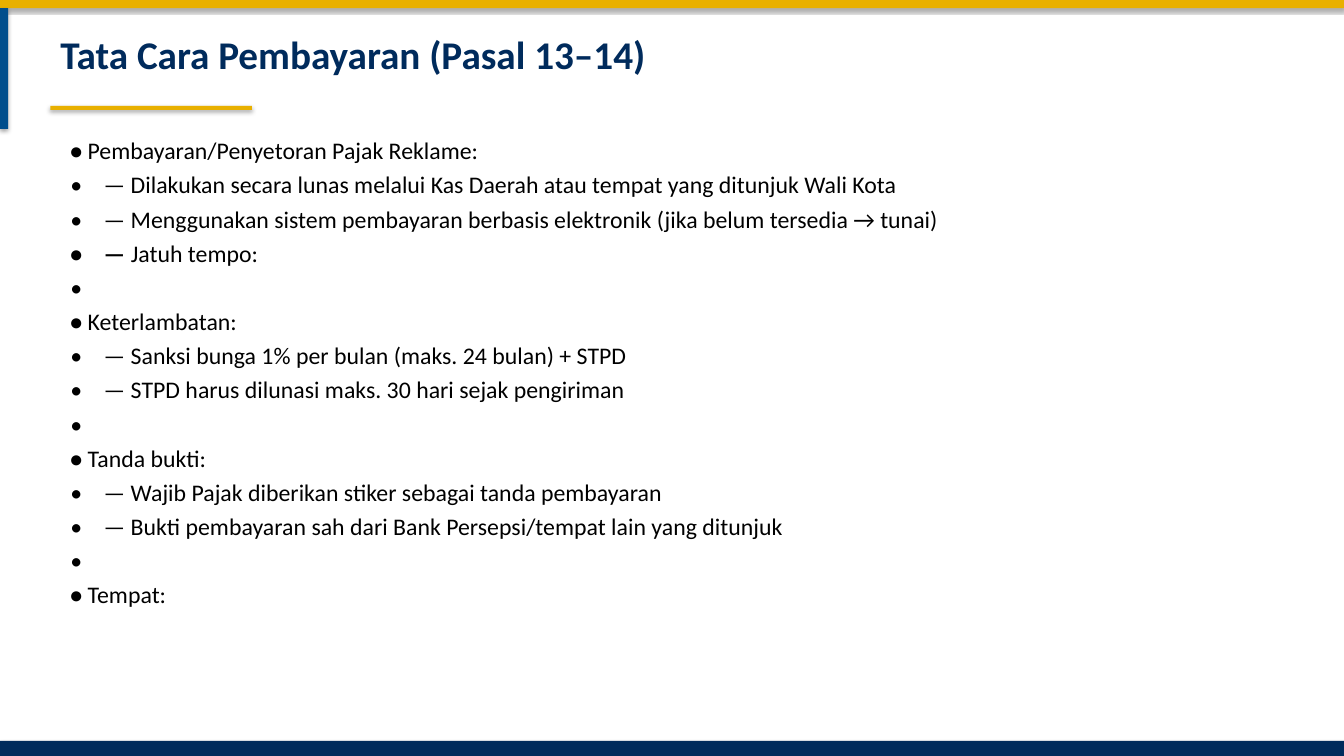
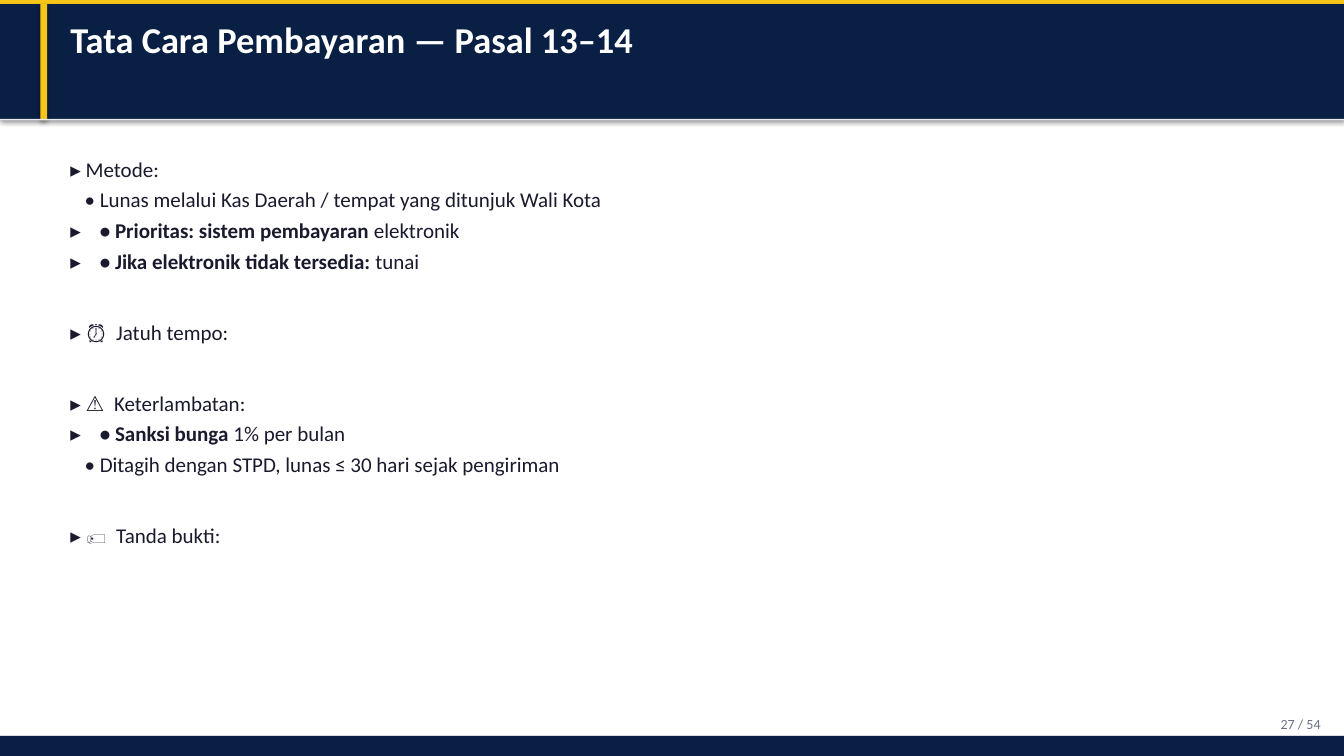
Before and after one commit to rahadiana/coba_ppt, a slide deck: slide 27 of Perwal_Bekasi_51_2024_Pajak_Reklame.pptx (slide 29 before the commit). Drawn at 1344x756 pixels with LibreOffice and Linux fonts; fonts in the diff are those of the drawing. Boxes give left, top, right and bottom in pixels: in the first picture for what was removed or moved away, otherwise in the second. Text is boxed around its words. In the diff, an @@ line names an element or a change of style, - is before the commit and + after.

Commit message:
feat: premium redesign PPT with cards, tables, and modern layout

```diff
--- a/Perwal_Bekasi_51_2024_Pajak_Reklame.pptx
+++ b/Perwal_Bekasi_51_2024_Pajak_Reklame.pptx
@@ rectangle resized from (x1=0, y1=0, x2=1344, y2=8) to (x1=0, y1=0, x2=1344, y2=4) @@
@@ rectangle at (x1=0, y1=0, x2=1344, y2=4): fill #E8B000 to #F5C518 @@
@@ rectangle added at (x1=0, y1=4, x2=1344, y2=120), fill #0A1F44 @@
@@ rectangle resized from (x1=0, y1=8, x2=8, y2=129) to (x1=40, y1=4, x2=47, y2=120) @@
@@ rectangle at (x1=40, y1=4, x2=47, y2=120): fill #004E8C to #F5C518 @@
@@ text at (x1=70, y1=27, x2=633, y2=59): text changed; size 28 to 26 pt; text colour #002B5C to #FFFFFF @@
-Tata Cara Pembayaran (Pasal 13–14)
+Tata Cara Pembayaran — Pasal 13–14
@@ rectangle added at (x1=0, y1=119, x2=1344, y2=120), fill #E8ECF1 @@
@@ rectangle removed at (x1=50, y1=106, x2=252, y2=110) @@
@@ text at (x1=86, y1=162, x2=601, y2=543): text changed; size 17 to 15 pt; text colour #000000 to #1A1A2E @@
-• Pembayaran/Penyetoran Pajak Reklame:
-• — Dilakukan secara lunas melalui Kas Daerah atau tempat yang ditunjuk Wali Kota
-• — Menggunakan sistem pembayaran berbasis elektronik (jika belum tersedia → tunai)
-• — Jatuh tempo:
-•
-• Keterlambatan:
-• — Sanksi bunga 1% per bulan (maks. 24 bulan) + STPD
-• — STPD harus dilunasi maks. 30 hari sejak pengiriman
-•
-• Tanda bukti:
-• — Wajib Pajak diberikan stiker sebagai tanda pembayaran
-• — Bukti pembayaran sah dari Bank Persepsi/tempat lain yang ditunjuk
-•
-• Tempat:
+▸ Metode:
+• Lunas melalui Kas Daerah / tempat yang ditunjuk Wali Kota
+▸ • Prioritas: sistem pembayaran elektronik
+▸ • Jika elektronik tidak tersedia: tunai
+▸ ⏰ Jatuh tempo:
+▸ ⚠️ Keterlambatan:
+▸ • Sanksi bunga 1% per bulan
+• Ditagih dengan STPD, lunas ≤ 30 hari sejak pengiriman
+▸ 🏷️ Tanda bukti:
@@ rectangle resized from (x1=0, y1=741, x2=1344, y2=756) to (x1=0, y1=736, x2=1344, y2=756) @@
@@ rectangle at (x1=0, y1=736, x2=1344, y2=756): fill #002B5C to #0A1F44 @@
@@ text added at (x1=1281, y1=720, x2=1320, y2=729), 10 pt, text #6B7288 @@
+27 / 54
```
Also in this commit, not shown: 41 other slides changed, 10 slides added, 12 slides removed, 1 other file.
